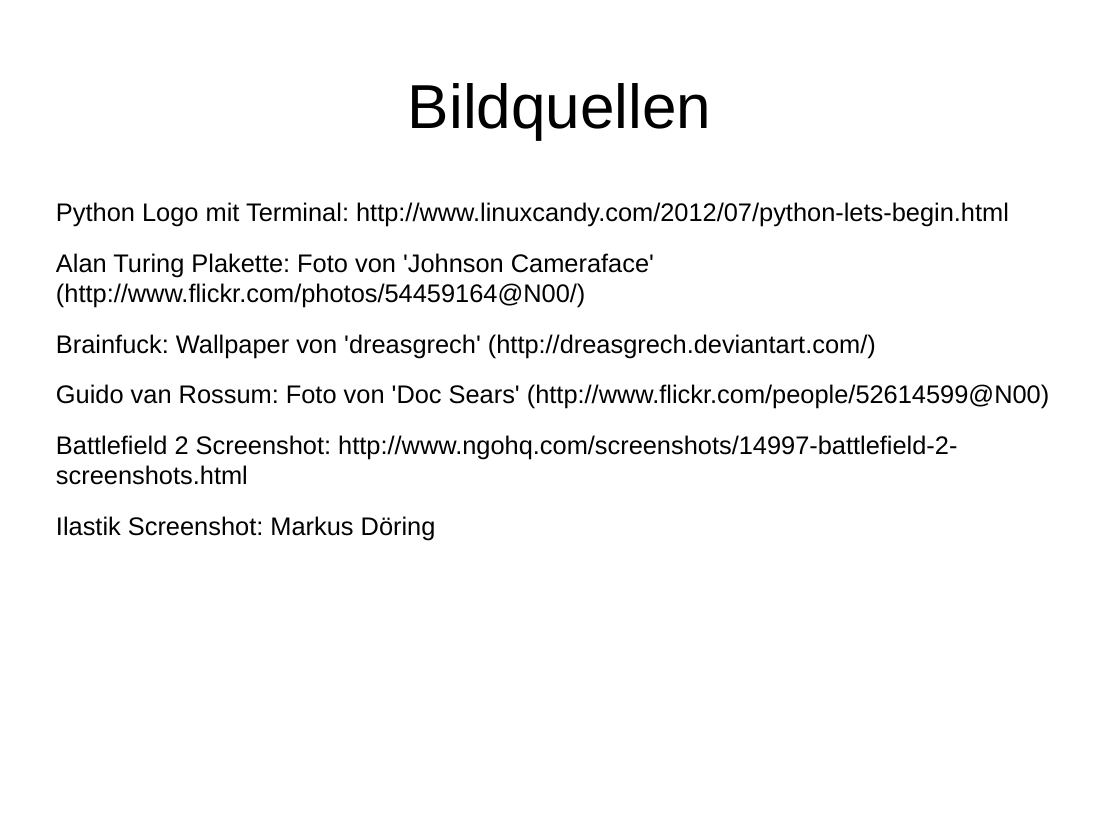
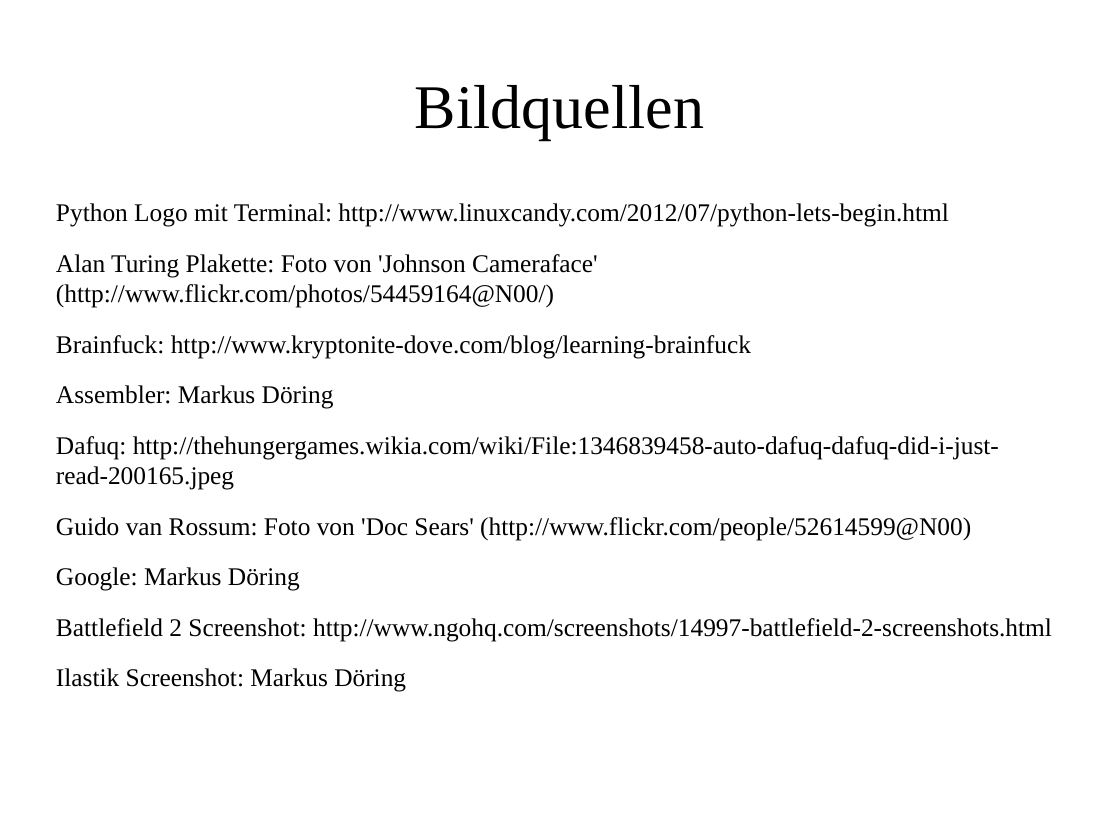
Before and after one commit to burgerdev/bearded-wookie, a slide deck: slide 13 of doc/presentation/learning_python.odp (slide 11 before the commit). Drawn at 1120x840 pixels with LibreOffice and Linux fonts; fonts in the diff are those of the drawing. Boxes give left, top, right and bottom in pixels: in the first picture for what was removed or moved away, otherwise in the second. Text is boxed around its words. In the diff, an @@ line names an element or a change of style, - is before the commit and + after.

```diff
--- a/doc/presentation/learning_python.odp
+++ b/doc/presentation/learning_python.odp
@@ title "Bildquellen" at bbox=[415, 85, 704, 140]: font Arial to Times New Roman @@
@@ text at bbox=[56, 203, 1052, 692]: font Arial to Times New Roman in "Python Logo mit Terminal: http://www.linuxcandy.com/2012/07/ ...", "Alan Turing Plakette: Foto von 'Johnson Cameraface' ...", "Guido van Rossum: Foto von 'Doc Sears' ...", "Battlefield 2 Screenshot: http://www.ngohq.com/screenshots/1 ..." and 1 more places @@
@@ text at bbox=[56, 335, 999, 490]: text changed; font Arial to Times New Roman @@
-Brainfuck: Wallpaper von 'dreasgrech' (http://dreasgrech.deviantart.com/)
+Brainfuck: http://www.kryptonite-dove.com/blog/learning-brainfuck
+Assembler: Markus Döring
+Dafuq: http://thehungergames.wikia.com/wiki/File:1346839458-auto-dafuq-dafuq-did-i-just-read-200165.jpeg
@@ text at bbox=[56, 567, 300, 591]: paragraph added @@
+Google: Markus Döring
```
Also in this commit, not shown: 8 other slides changed, 4 slides added, 2 slides removed, 4 other files.
